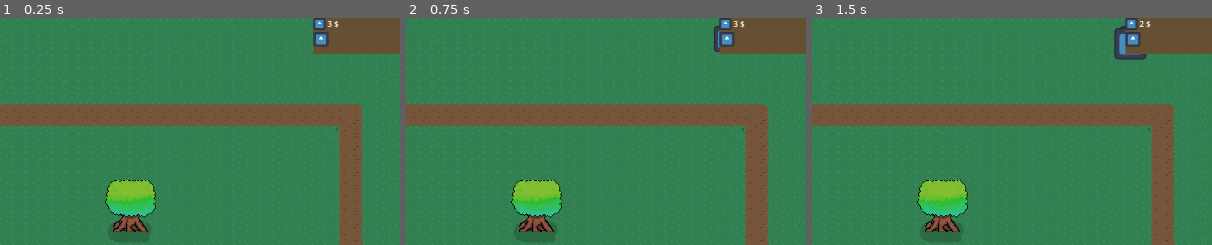
Above: before the commit, frames 1-3 (left to right).
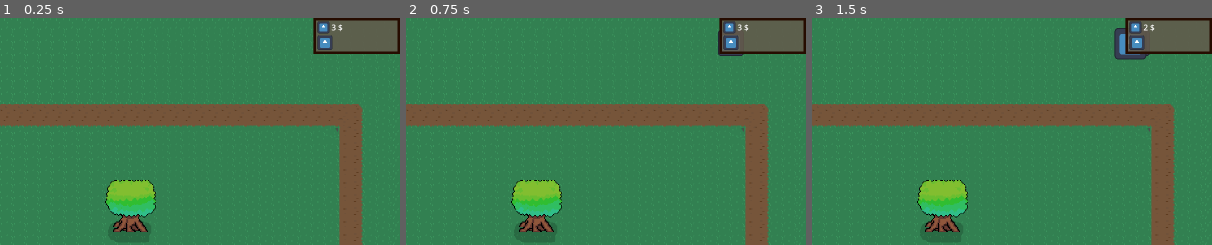
Above: after the commit, the same moments.

Repository: tomsku21/TD_project
Game: Godot game, scene res://Scenes/Main.tscn
The game is run twice, just before and just after one commit, with the same random seed, the same clock (stepped at 60 frames per second) and the same inputs. The engine's default icon, where the game draws it, is replaced by a stand-in: a white triangle on a blue panel in a dark square.
Inputs (mouse positions are % of the whole screen's width and height, from its top left; square brackets give the same spot before the commit, where the layout moved):
- Up to frame 1 (0.25 s): no input
- Up to frame 2 (0.75 s): click (91, 5) [90, 5] at 0.5 s
- Up to frame 3 (1.5 s): click (91, 5) [90, 5] at 1.25 s
The pictures show only the part of the screen within x 50-100%, y 0-50%; the shares and areas given below are measured in that part.

The runs differ from the first frame. In frame 1, 3.4% of the frame differs, in the area x 78-100%, y 0-16%; in frame 2, 3.5%, in the area x 77-100%, y 0-17%; in frame 3, 3.3%.

Commit message:
turret upgrade prepping

Diff:
--- a/Scenes/Main.tscn
+++ b/Scenes/Main.tscn
@@ -759,7 +759,12 @@
 point_count = 13
 
 [sub_resource type="StyleBoxFlat" id="StyleBoxFlat_pbw6q"]
-bg_color = Color(0.394531, 0.316872, 0.195724, 1)
+bg_color = Color(0.386719, 0.352163, 0.294571, 0.866667)
+border_width_left = 5
+border_width_top = 5
+border_width_right = 5
+border_width_bottom = 5
+border_color = Color(0.148438, 0.0487061, 0, 1)
 
 [node name="Main" type="Node2D"]
 metadata/_edit_horizontal_guides_ = [-156.0]
@@ -812,8 +817,10 @@
 [node name="VBoxContainer" type="VBoxContainer" parent="CanvasLayer/Panel"]
 custom_minimum_size = Vector2(25, 50)
 layout_mode = 0
-offset_right = 175.0
-offset_bottom = 72.0
+offset_left = 8.0
+offset_top = 7.0
+offset_right = 167.0
+offset_bottom = 65.0
 
 [node name="HBoxContainer" type="HBoxContainer" parent="CanvasLayer/Panel/VBoxContainer"]
 custom_minimum_size = Vector2(20, 20)
--- a/Scripts/turret.gd
+++ b/Scripts/turret.gd
@@ -4,6 +4,8 @@
 @onready var healthcomponent: HealthComponent = %HealthComponent
 @export var bullet: PackedScene
 
+var damage_taken: int
+var damage_dealt: int
 
 var sdamage: int = 10 #self damage, to not mix with taken damage from enemies
 var enemies: Array[Node2D] = []
@@ -12,9 +14,8 @@
 	GlobalVariables.turrets.append(self)
 
 func take_damage(damage: int):
-	#todo:
-	#hit effects here.
 	healthcomponent.damage(damage)
+	damage_taken += damage
 
 
 func destroy():
@@ -39,7 +40,9 @@
 		if is_instance_valid(target) and target.has_method("take_damage"):
 			#obvs, mut sit instantiatee projektilin, joka suuntaa vastustajan positioon.
 			#projektilille asetettaa instantiates damage, ja homaa/suuntaa vastustajan aikaisempaan positioon.
+			#projektilis also omistaja turretti tietona, kutsuu damagee tehtyään täällä olevaa dealtdmg() funktiota
 			target.take_damage(sdamage)
+			damage_dealt += sdamage
 
 
 
Not shown: 1 places in Scenes/Main.tscn that only renumber resources
